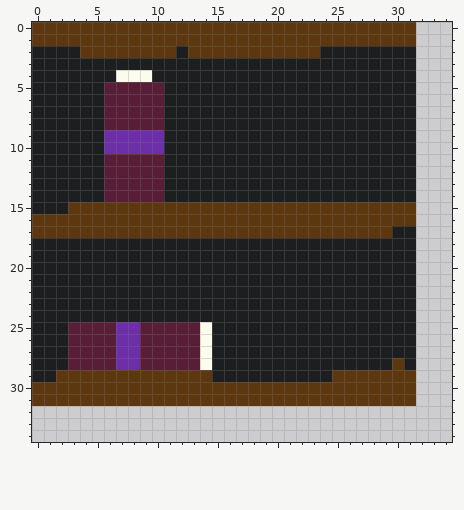
Pixel-art file -- assets/Walls.aseprite. The picture above was drawn from the file before the commit.
320x320 pixels, 1 frame. Shown: x 0..34, y 0..34.
The result:
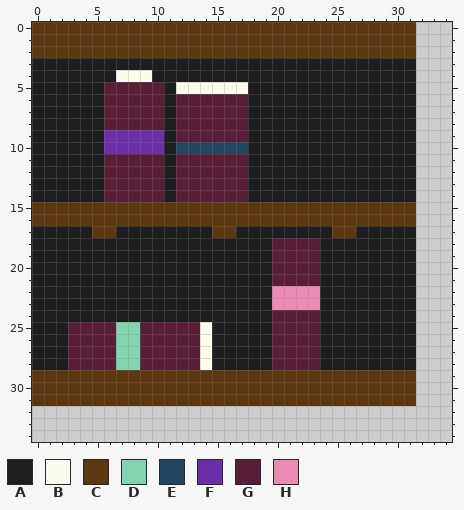
Palette (. is transparent): A #1c1e1f  B #fbfceb  C #5d3710  D #82d3b0  E #234663  F #6d2fa7  G #591e37  H #e98bb3
Author's note on the commit: worked on tilemap
Edits made:
Colour C gives way to colour A in row 17 at x 0 to 4, 7 to 14, 17 to 24 and 27 to 29; in row 28 at x 30.
Colour A gives way to colour B in row 5 at x 12 to 17.
Colour A gives way to colour C in row 2 at x 0 to 3, 12 and 24 to 31; in row 15 at x 0 to 2; in row 29 at x 0 to 1 and 15 to 24.
Colour F gives way to colour D in rows 25 to 28 at x 7 to 8.
Colour A gives way to colour E in row 10 at x 12 to 17.
Colour A gives way to colour G in rows 6 to 9 at x 12 to 17; in rows 11 to 14 at x 12 to 17; in rows 18 to 21 at x 20 to 23; in rows 24 to 28 at x 20 to 23.
Colour A gives way to colour H in rows 22 to 23 at x 20 to 23.
Boxes around the changes in both pictures, in picture pixels (x1, y1, x2, y2):
changed: (32, 46, 416, 382)
